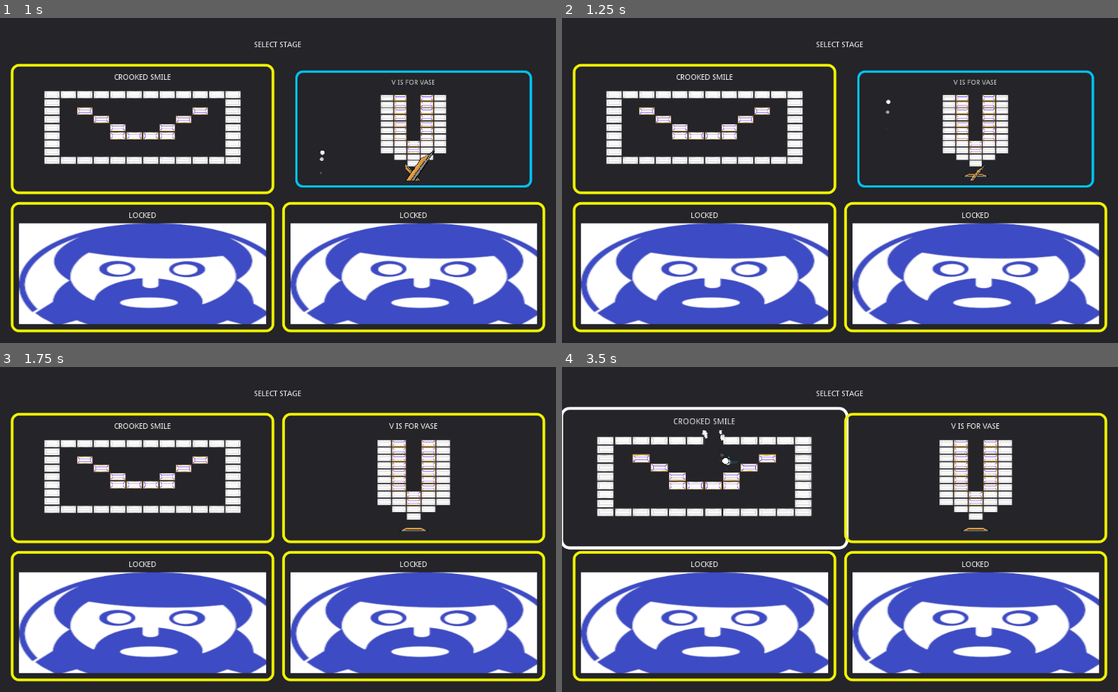
Above: before the commit, frames 1-4 (two rows, left to right).
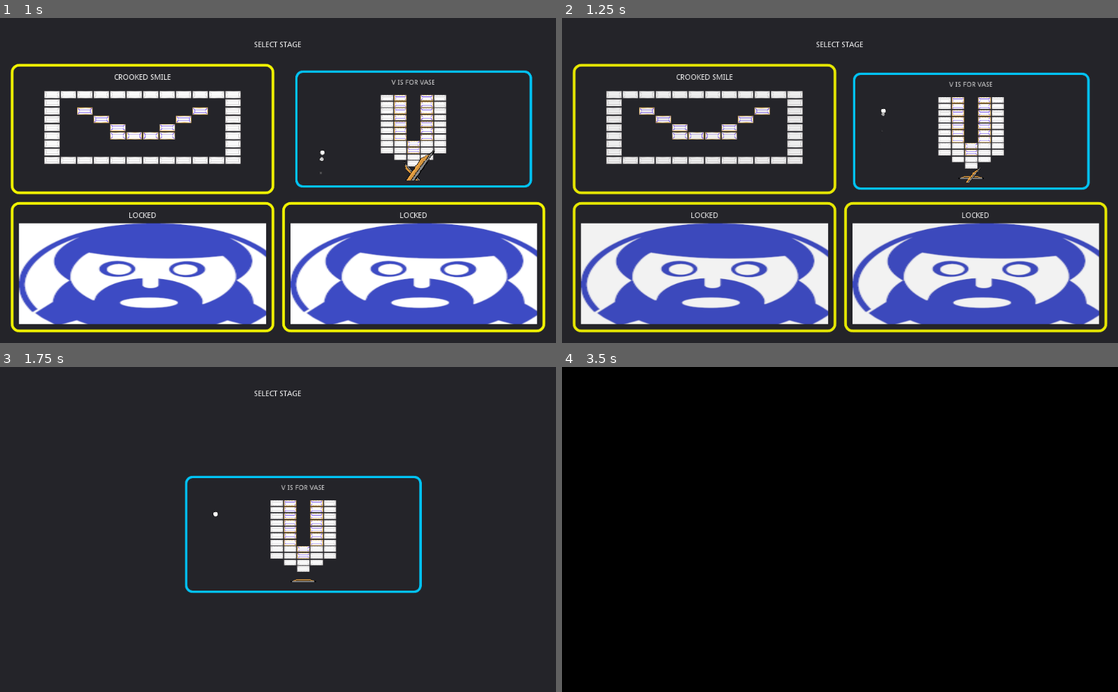
Above: after the commit, the same moments.

Repository: Anatolij-Grigorjev/Breakout4Godot
Game: Godot game, scene res://menus/StageSelectMenu.tscn
Same seed, same stepped clock (60 frames per second), same inputs: the game is played once before the commit and once after it. This scene is started directly instead of the project's main scene.
Inputs (mouse positions are in pixels of both pictures, inside the frame that each line leads up to):
- Up to frame 1 (1 s): tap Enter (ui_accept) at 0.5, 0.77 s; move the mouse to (400, 164) at 0.52 s; hold Right (paddle_right) from 0.53 s (still down); tap Space (paddle_launch_ball) at 0.6 s; click (400, 164) at 0.67 s
- Up to frame 2 (1.25 s): keep holding Right (paddle_right)
- Up to frame 3 (1.75 s): release Right (paddle_right) at 1.25 s; drag from (166, 545) to (250, 594) at 1.27 s
- Up to frame 4 (3.5 s): move the mouse to (895, 458) at 2.02 s; hold Right (paddle_right) 2.03-2.75 s; tap Alt at 2.1 s; click (895, 458) at 2.17 s; drag from (812, 594) to (673, 480) at 2.77 s

Frame 1 is identical in both runs. In frame 2, 4.1% of the frame differs, in the area x 52-96%, y 16-53%; in frame 3, 41%; in frame 4, 100%, in the area x 0-100%, y 0-100%.

Commit message:
create fading and scaling effect of stage selection

Diff:
--- a/game/menus/StageSelectBlock.gd
+++ b/game/menus/StageSelectBlock.gd
@@ -7,6 +7,8 @@
 const BallScn = preload("res://ball/Ball.tscn")
 const SelectPaddleScn = preload("res://menus/SelectStagePaddle.tscn")
 
+signal selected_stage_ready(stage)
+
 export(PackedScene) var stage_bricks
 export(Vector2) var ball_position = Vector2.ZERO
 export(String) var stage_title setget _set_title_label
@@ -14,6 +16,7 @@
 onready var preview_window: Viewport = $Panel/MarginContainer/VBoxContainer/ViewportContainer/Viewport
 onready var stage_title_lbl: Label = $Panel/MarginContainer/VBoxContainer/StageTitle
 onready var placeholder_graphic: TextureRect = $Panel/MarginContainer/VBoxContainer/ViewportContainer/Viewport/LockedTexture
+onready var anim = $AnimationPlayer
 
 onready var barrier_left = $Panel/MarginContainer/VBoxContainer/ViewportContainer/Viewport/BarrierLeft
 onready var barrier_right = $Panel/MarginContainer/VBoxContainer/ViewportContainer/Viewport/BarrierRight
@@ -110,23 +113,27 @@
 
 func _on_Panel_mouse_entered():
 	stage_focused = true
-	$AnimationPlayer.queue("hover")
+	anim.queue("hover")
 	if not is_instance_valid(ball):
 		_launch_ball()
 
 func _on_Panel_mouse_exited():
 	stage_focused = false
-	$AnimationPlayer.queue("unfocus")
+	anim.queue("unfocus")
 	if is_instance_valid(ball):
 		_reset_view()
 
 
 func _select_stage():
+	$TouchPanel.disconnect("mouse_entered", self, "_on_Panel_mouse_entered")
+	$TouchPanel.disconnect("mouse_exited", self, "_on_Panel_mouse_exited")
 	var paddle = _fire_selection_paddle()
-	$AnimationPlayer.play("select")
+	anim.play("select")
 
 	yield(paddle.get_node("AnimationPlayer"), "animation_finished")
-	print("Stage selected! This one: %s" % self.stage_title)
+	ball.stop()
+
+	emit_signal("selected_stage_ready", self)
 
 
 func _fire_selection_paddle() -> Node2D:
--- a/game/menus/StageSelectBlock.tscn
+++ b/game/menus/StageSelectBlock.tscn
@@ -44,6 +44,34 @@
 "update": 0,
 "values": [ Color( 0.952941, 0.960784, 0, 1 ) ]
 }
+tracks/2/type = "value"
+tracks/2/path = NodePath("Panel:modulate")
+tracks/2/interp = 1
+tracks/2/loop_wrap = true
+tracks/2/imported = false
+tracks/2/enabled = true
+tracks/2/keys = {
+"times": PoolRealArray( 0 ),
+"transitions": PoolRealArray( 1 ),
+"update": 0,
+"values": [ Color( 1, 1, 1, 1 ) ]
+}
+
+[sub_resource type="Animation" id=6]
+resource_name = "fade"
+length = 0.5
+tracks/0/type = "value"
+tracks/0/path = NodePath("Panel:modulate")
+tracks/0/interp = 1
+tracks/0/loop_wrap = true
+tracks/0/imported = false
+tracks/0/enabled = true
+tracks/0/keys = {
+"times": PoolRealArray( 0, 0.5 ),
+"transitions": PoolRealArray( 0.574349, 1 ),
+"update": 0,
+"values": [ Color( 1, 1, 1, 1 ), Color( 1, 1, 1, 0 ) ]
+}
 
 [sub_resource type="Animation" id=3]
 resource_name = "hover"
@@ -219,6 +247,7 @@
 
 [node name="AnimationPlayer" type="AnimationPlayer" parent="."]
 anims/RESET = SubResource( 2 )
+anims/fade = SubResource( 6 )
 anims/hover = SubResource( 3 )
 anims/select = SubResource( 5 )
 anims/unfocus = SubResource( 4 )
--- /dev/null
+++ b/game/menus/StageSelectMenu.gd
@@ -0,0 +1,44 @@
+extends Control
+
+
+onready var tween = $Tween
+onready var stages_container = $Panel/MarginContainer/VBoxContainer/GridContainer
+
+func _ready():
+	for stage in stages_container.get_children():
+		stage.connect("selected_stage_ready", self, "_on_stage_selection_ready")
+
+
+func _on_stage_selection_ready(stage: Control):
+
+	_start_fade_all_except(stage)
+	_tween_stage_to_center(stage)
+	yield(tween, "tween_all_completed")
+	_tween_stage_to_size(stage)
+	yield(tween, "tween_all_completed")
+	$FadeToBlack/AnimationPlayer.play("fade_to_black")
+
+
+func _start_fade_all_except(exception: Control):
+	for stage in stages_container.get_children():
+		if (stage != exception):
+			stage.anim.play("fade")
+
+
+func _tween_stage_to_center(stage: Control):
+	tween.interpolate_property(
+		stage, "rect_position",
+		null, stages_container.rect_size / 2 - stage.get_rect().size / 2,
+		0.5, Tween.TRANS_LINEAR, Tween.EASE_OUT
+	)
+	tween.start()
+
+func _tween_stage_to_size(stage: Control):
+	stage.rect_pivot_offset = stage.rect_size / 2
+	tween.interpolate_property(
+		stage, "rect_scale",
+		null, Vector2(10, 10),
+		0.5, Tween.TRANS_QUAD, Tween.EASE_IN,
+		0.5
+	)
+	tween.start()
--- a/game/menus/StageSelectMenu.tscn
+++ b/game/menus/StageSelectMenu.tscn
@@ -1,11 +1,14 @@
-[gd_scene load_steps=3 format=2]
+[gd_scene load_steps=5 format=2]
 
 [ext_resource path="res://menus/StageSelectBlock.tscn" type="PackedScene" id=1]
+[ext_resource path="res://menus/StageSelectMenu.gd" type="Script" id=2]
 [ext_resource path="res://bricks/BricksMapVase.tscn" type="PackedScene" id=3]
+[ext_resource path="res://tools/FadeToBlack.tscn" type="PackedScene" id=4]
 
 [node name="StageSelectMenu" type="Control"]
 anchor_right = 1.0
 anchor_bottom = 1.0
+script = ExtResource( 2 )
 
 [node name="Panel" type="Panel" parent="."]
 anchor_right = 1.0
@@ -89,3 +92,7 @@
 size_flags_vertical = 3
 stage_bricks = null
 stage_title = "Locked"
+
+[node name="Tween" type="Tween" parent="."]
+
+[node name="FadeToBlack" parent="." instance=ExtResource( 4 )]
--- /dev/null
+++ b/game/tools/FadeToBlack.tscn
@@ -0,0 +1,69 @@
+[gd_scene load_steps=3 format=2]
+
+[sub_resource type="Animation" id=1]
+length = 0.001
+tracks/0/type = "value"
+tracks/0/path = NodePath("ColorRect:self_modulate")
+tracks/0/interp = 1
+tracks/0/loop_wrap = true
+tracks/0/imported = false
+tracks/0/enabled = true
+tracks/0/keys = {
+"times": PoolRealArray( 0 ),
+"transitions": PoolRealArray( 1 ),
+"update": 0,
+"values": [ Color( 1, 1, 1, 0 ) ]
+}
+tracks/1/type = "value"
+tracks/1/path = NodePath(".:layer")
+tracks/1/interp = 1
+tracks/1/loop_wrap = true
+tracks/1/imported = false
+tracks/1/enabled = true
+tracks/1/keys = {
+"times": PoolRealArray( 0 ),
+"transitions": PoolRealArray( 1 ),
+"update": 0,
+"values": [ -99 ]
+}
+
+[sub_resource type="Animation" id=2]
+resource_name = "fade_to_black"
+length = 0.5
+tracks/0/type = "value"
+tracks/0/path = NodePath("ColorRect:self_modulate")
+tracks/0/interp = 1
+tracks/0/loop_wrap = true
+tracks/0/imported = false
+tracks/0/enabled = true
+tracks/0/keys = {
+"times": PoolRealArray( 0, 0.5 ),
+"transitions": PoolRealArray( 0.466516, 1 ),
+"update": 0,
+"values": [ Color( 1, 1, 1, 0 ), Color( 0, 0, 0, 1 ) ]
+}
+tracks/1/type = "value"
+tracks/1/path = NodePath(".:layer")
+tracks/1/interp = 1
+tracks/1/loop_wrap = true
+tracks/1/imported = false
+tracks/1/enabled = true
+tracks/1/keys = {
+"times": PoolRealArray( 0 ),
+"transitions": PoolRealArray( 1 ),
+"update": 1,
+"values": [ 99 ]
+}
+
+[node name="FadeToBlack" type="CanvasLayer"]
+layer = -99
+
+[node name="ColorRect" type="ColorRect" parent="."]
+self_modulate = Color( 1, 1, 1, 0 )
+anchor_right = 1.0
+anchor_bottom = 1.0
+color = Color( 0, 0, 0, 1 )
+
+[node name="AnimationPlayer" type="AnimationPlayer" parent="."]
+anims/RESET = SubResource( 1 )
+anims/fade_to_black = SubResource( 2 )
Not shown: 1 places in game/menus/StageSelectBlock.tscn that only renumber resources
